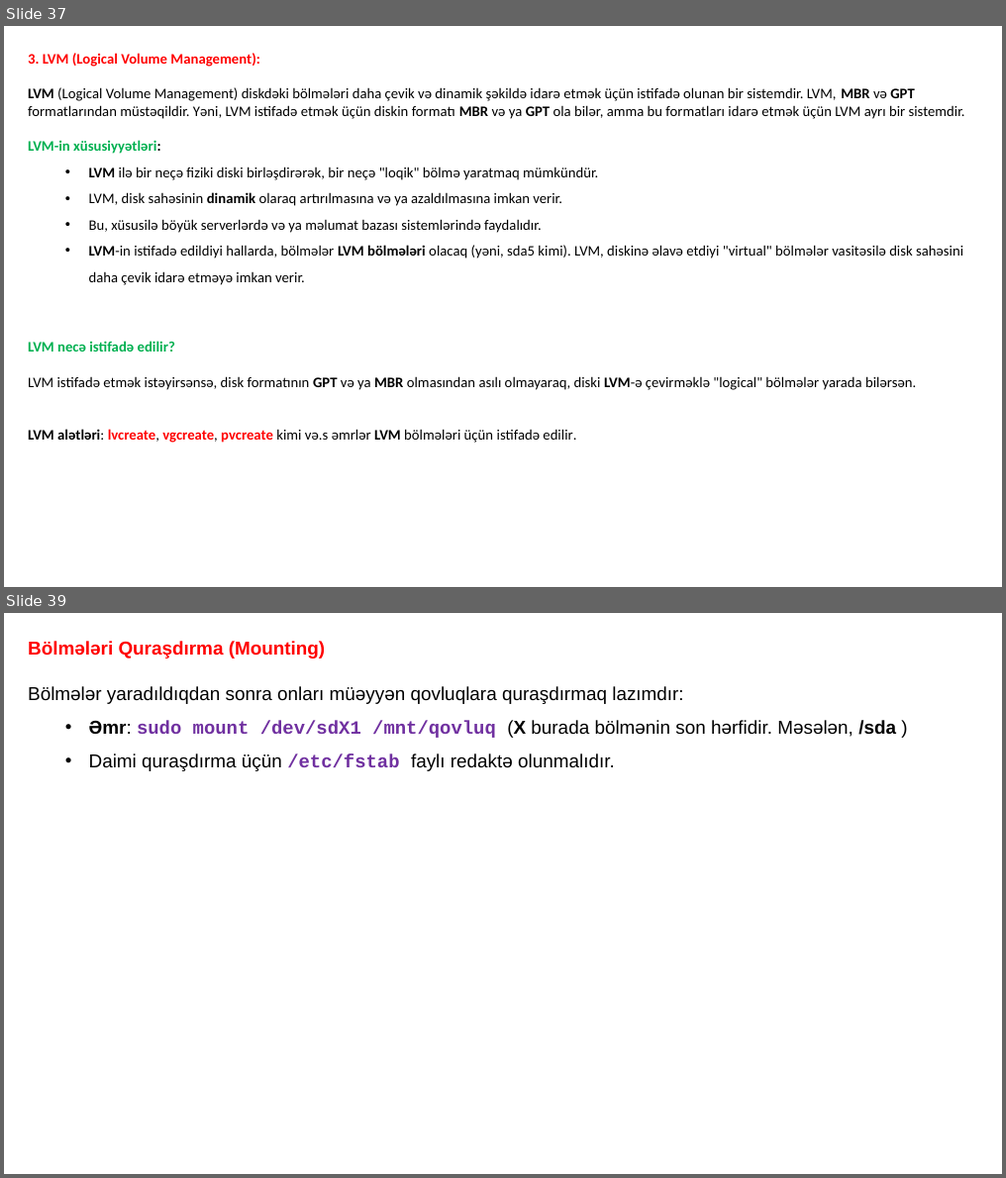
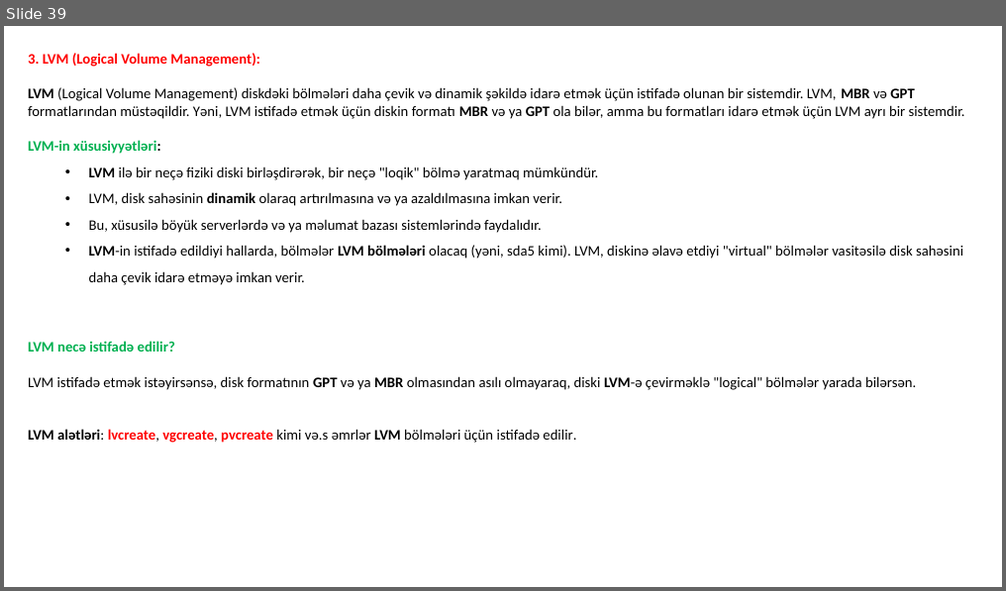
Before and after one commit to codeurient/DevOps, a slide deck: .lessons/1 operating systems/1 linux/1.pptx. Shown one above the other, each under a label of ours: slides 37 and 39 before the commit, slide 39 after it; the slides between them are not shown. The pictures are 1006x1178 and 1006x591 pixels, drawn with LibreOffice and Linux fonts; fonts in the diff are those of the drawing. Boxes give left, top, right and bottom in pixels: in the first picture for what was removed or moved away, otherwise in the second. Text is boxed around its words. In the diff, an @@ line names an element or a change of style, - is before the commit and + after.

```diff
--- a/.lessons/1 operating systems/1 linux/1.pptx
+++ b/.lessons/1 operating systems/1 linux/1.pptx
@@ slide 39 removed at <box>4,613,1002,1174</box>, background #FFFFFF @@
@@ text removed at <box>28,641,896,771</box> @@
-Bölmələri Quraşdırma (Mounting)
-Bölmələr yaradıldıqdan sonra onları müəyyən qovluqlara quraşdırmaq lazımdır:
-  • Əmr: sudo mount /dev/sdX1 /mnt/qovluq (X burada bölmənin son hərfidir. Məsələn, /sda )
-  • Daimi quraşdırma üçün /etc/fstab faylı redaktə olunmalıdır.
@@ what was slide 37 is now slide 39 @@
```
Also in this commit, not shown: 2 slides changed, 3 slides added, 1 other slide removed, 1 other file.
